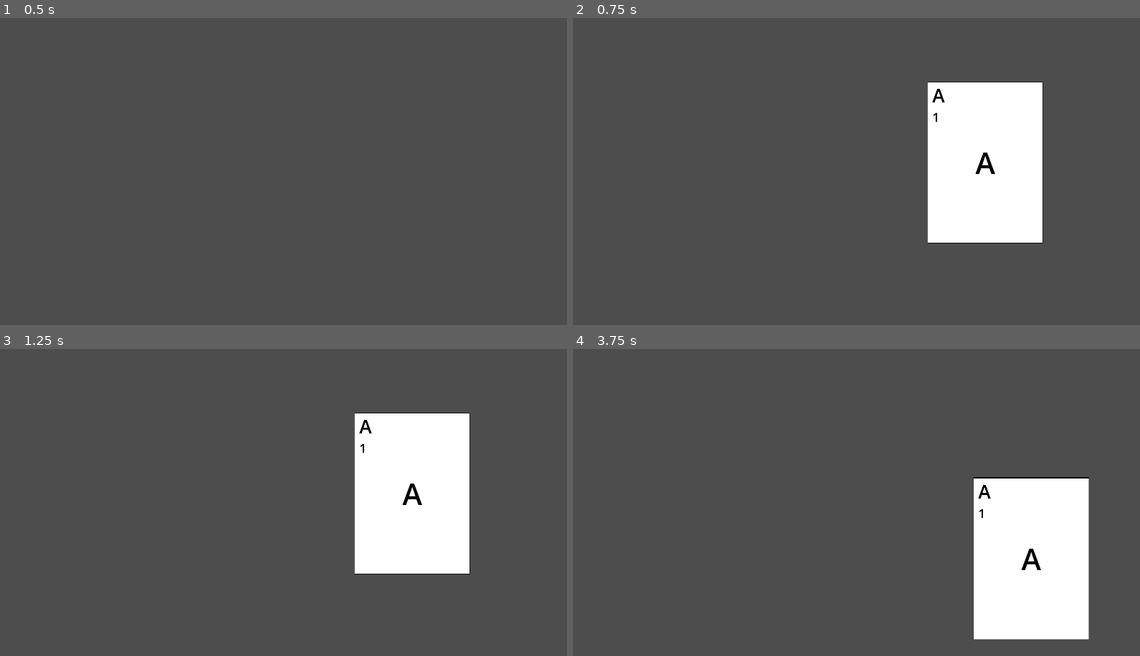
Above: before the commit, frames 1-4 (two rows, left to right).
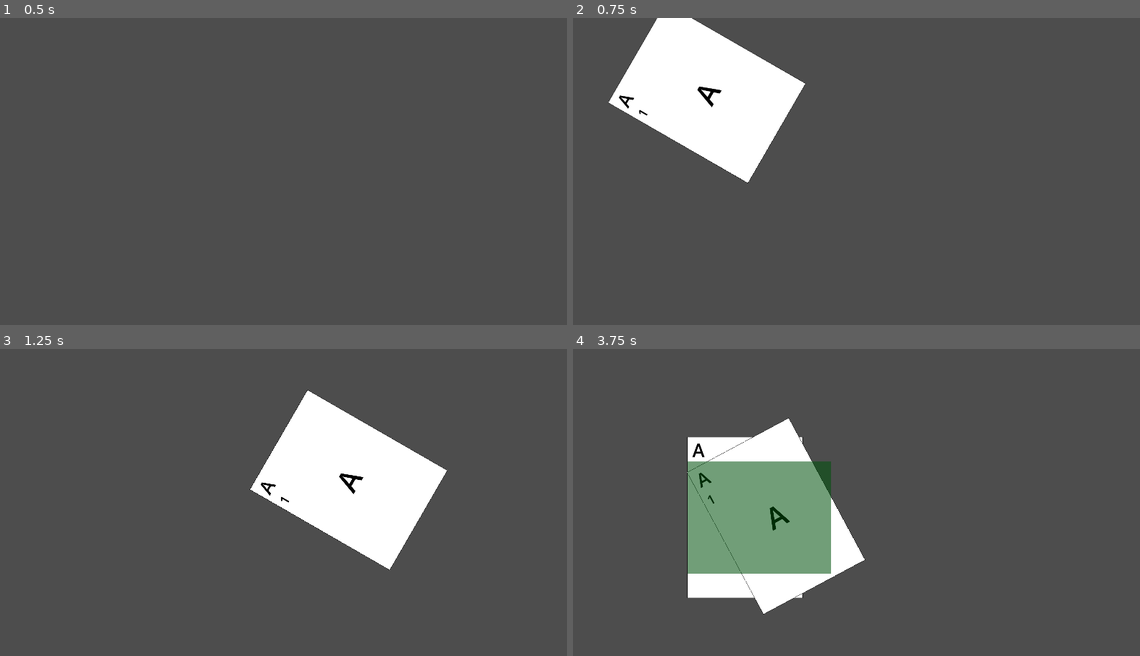
Above: after the commit, the same moments.

Repository: emrysshevek/word-smith
Game: Godot game, scene res://pile/pile.tscn
The game is run twice, just before and just after one commit, with the same random seed, the same clock (stepped at 60 frames per second) and the same inputs. This scene is started directly instead of the project's main scene.
Inputs (mouse positions are in pixels of both pictures, inside the frame that each line leads up to):
- Up to frame 1 (0.5 s): no input
- Up to frame 2 (0.75 s): tap Enter at 0.5 s; move the mouse to (986, 162) at 0.52 s; press the mouse at (986, 162) at 0.53 s; hold Up (ui_up) from 0.53 s (still down)
- Up to frame 3 (1.25 s): keep holding Up (ui_up); right-click (413, 493) at 0.8 s
- Up to frame 4 (3.75 s): release Up (ui_up) at 1.25 s; release the mouse at (986, 493) at 1.25 s; drag from (743, 527) to (828, 573) at 1.27 s; move the mouse to (918, 438) at 2.02 s; press the mouse at (918, 438) at 2.03 s; hold Up (ui_up) 2.03-2.75 s; right-click (918, 438) at 2.3 s; release the mouse at (918, 438) at 2.75 s; drag from (828, 573) to (686, 462) at 2.77 s; move the mouse to (1032, 557) at 3.52 s; press the mouse at (1032, 557) at 3.53 s

Frame 1 is identical in both runs. In frame 2, 21% of the frame differs, in the area x 6-83%, y 0-74%; in frame 3, 12%; in frame 4, 25%, in the area x 20-92%, y 22-95%.

Commit message:
pile can be moved

Diff:
--- /dev/null
+++ b/pile/behavior/pile_state.gd
@@ -0,0 +1,8 @@
+class_name PileState
+extends State
+
+
+const IDLE := "Idle"
+const HOVER := "Hover"
+const SELECT := "Select"
+const DRAG := "Drag"
--- a/pile/pile.gd
+++ b/pile/pile.gd
@@ -2,7 +2,7 @@
 extends Container
 
 
-@export var move_speed := 2000.0
+@export var move_speed := 500.0
 @export var rot_speed: float = PI * 4
 
 var _elem_props: Dictionary[Node, PileElement]
@@ -10,10 +10,12 @@
 var count: int:
 	get:
 		return elements.size()
+var tween: Tween
 
 class PileElement:
 	var size: Vector2
 	var center: Vector2
+	var position: Vector2
 	func _init(size: Vector2, center: Vector2) -> void:
 		self.size = size
 		self.center = center
@@ -28,12 +30,16 @@
 func _physics_process(_delta: float) -> void:
 	if Input.is_action_just_pressed("lmb"):
 		c1 = get_global_mouse_position()
-	elif Input.is_action_pressed("lmb"):
+	elif Input.is_action_just_released("lmb"):
 		_reposition_with_corners(c1, get_global_mouse_position())
+
+	if Input.is_action_just_pressed("rmb"):
+		_reposition_with_area(get_global_mouse_position() - size / 2, size)
 
 	if Input.is_action_just_pressed("ui_up"):
 		var card: Card = preload("res://card/card.tscn").instantiate()
 		card.scale = Vector2(.5,.5)
+		card.top_level = true
 		add_child(card)
 		add_element(card, card.back.texture.get_size() * card.scale)
 		#add_element(card, card.back.texture.get_size() * card.scale + Vector2(20,0))
@@ -106,23 +112,37 @@
 	# "center" = center - position.
 	# Vector pointing from element's global_position to its center
 	var curr_pos: Vector2 = start_pos
-	for element in elements:
+	for i in count:
+		var elem := elements[i]
+		var props := _elem_props[elem]
 		# initialize offset to center element at curr pos
-		var offset: Vector2 = -_elem_props[element]["center"]
+		var offset: Vector2 = -props["center"]
 		# shift by half element width so edge is positioned at curr_pos
 		# account for scale factor so everything is squished consistently
-		offset[dir] += _elem_props[element]["size"][dir] / 2
+		offset[dir] += props.size[dir] / 2
 
 		#_move_element(element, curr_pos + offset)
-		element.global_position = curr_pos + offset
+		#element.global_position = curr_pos + offset
+		props.position = curr_pos + offset
 
 		# shift curr_pos by width of element for next element
-		var shift: float = max(3, _elem_props[element]["size"][dir] * scale_factor)
+		var shift: float = max(3, props["size"][dir] * scale_factor)
 		curr_pos[dir] += shift
 
+	_position_elements()
 
 
-func _move_element(element: Node, coordinates: Vector2) -> void:
+func _position_elements() -> void:
+	if tween != null:
+		tween.kill()
+
+	tween = create_tween().set_parallel()
+
+	for i in elements.size():
+		_move_element(elements[i], _elem_props[elements[i]].position, i * .1, tween)
+
+
+func _move_element(element: Node, coordinates: Vector2, delay:=0.0, t:Tween=null) -> void:
 	var move_duration = global_position.distance_to(coordinates) / move_speed
 	var direction = global_position.direction_to(coordinates).rotated(PI/2)
 	if coordinates.y > global_position.y:
@@ -134,12 +154,14 @@
 	var allowed_rotation = min(abs(angle), max_rotation)
 	angle = clamp(angle, -allowed_rotation, allowed_rotation)
 
-	var tween := get_tree().create_tween()
-	tween.set_parallel()
-	var move_tween = tween.tween_property(self, "global_position", coordinates, move_duration)
+	if t == null:
+		t = create_tween().set_parallel()
+
+	var move_tween = t.tween_property(element, "global_position", coordinates, move_duration).set_delay(delay)
 	move_tween.set_ease(Tween.EASE_OUT).set_trans(Tween.TRANS_EXPO)
-	tween.tween_property(element, "rotation", -angle, rot_duration)
-	tween.tween_property(self, "rotation", 0, rot_duration).set_delay(move_duration * .5)
+
+	t.tween_property(element, "rotation", -angle, rot_duration).set_delay(delay)
+	t.tween_property(element, "rotation", 0, rot_duration).set_delay(delay + move_duration * .5)
 
 
 func _reposition_with_area(pos: Vector2, area: Vector2) -> void:
Not shown, added: pile/behavior/pile_state.gd.uid
